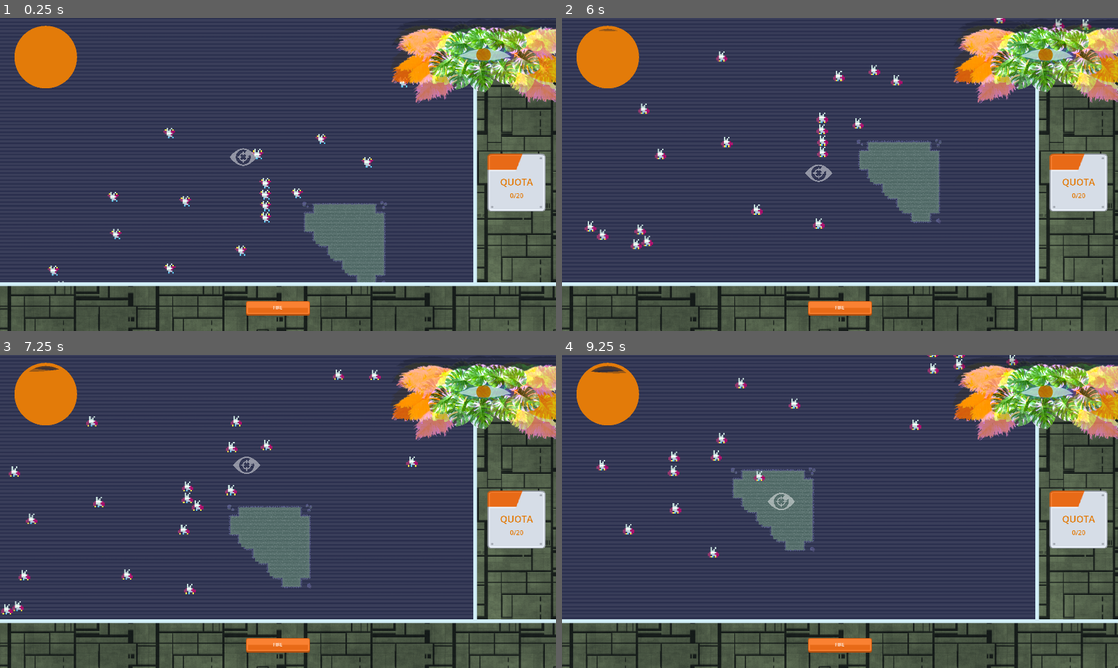
Above: before the commit, frames 1-4 (two rows, left to right).
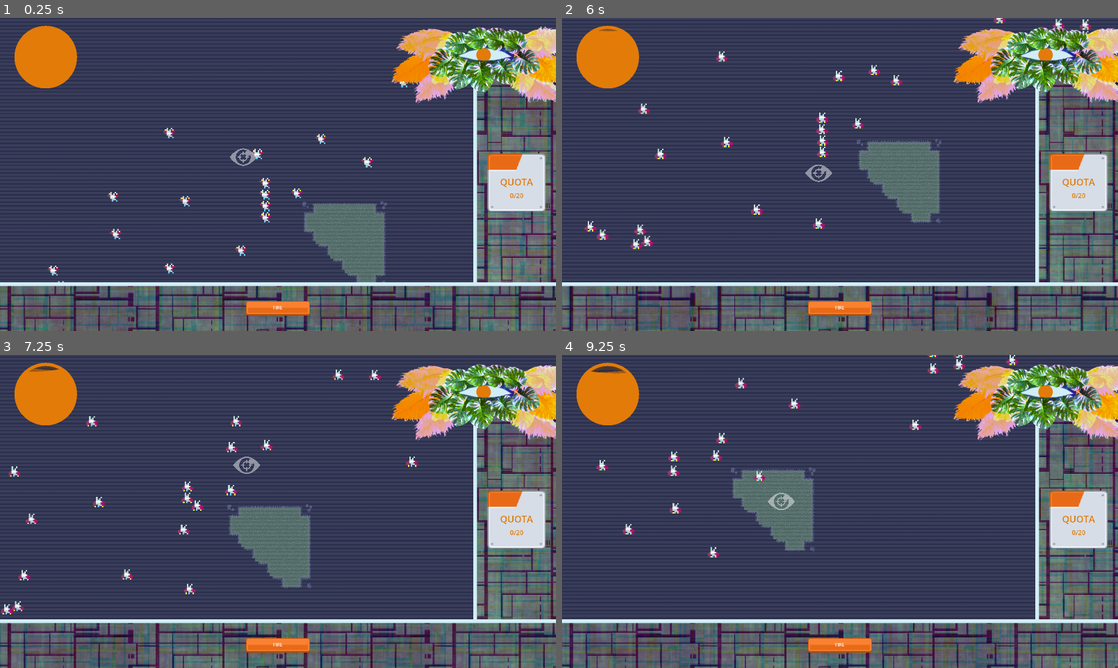
Above: after the commit, the same moments.

Repository: ocdunlap/laughingeye
Game: Godot game, scene res://ScenesGeneral/main_container.tscn
The game is run twice, just before and just after one commit, with the same random seed, the same clock (stepped at 60 frames per second) and the same inputs.
Inputs:
- Up to frame 1 (0.25 s): no input
- Up to frame 2 (6 s): hold D (move_right) 0.53-1.28 s; hold S (move_down) 1.28-2.03 s; hold D (move_right) 2.03-2.78 s; hold W (move_up) 2.78-3.53 s; hold A (move_left) 3.53-5.03 s; hold S (move_down) 5.03-5.78 s; hold D (move_right) from 5.78 s (still down)
- Up to frame 3 (7.25 s): release D (move_right) at 6.53 s; hold W (move_up) from 6.53 s (still down)
- Up to frame 4 (9.25 s): release W (move_up) at 7.28 s; hold D (move_right) 7.28-8.03 s; hold S (move_down) 8.03-8.78 s; hold A (move_left) from 8.78 s (still down)

The runs differ from the first frame. In frame 1, 23% of the frame differs, in the area x 0-100%, y 1-100%; in frame 2, 23%; in frame 3, 23%, in the area x 0-100%, y 2-100%; in frame 4, 23%.

Commit message:
WENT SHADER CRAZY

Diff:
--- a/ScenesGeneral/main_container.tscn
+++ b/ScenesGeneral/main_container.tscn
@@ -13,6 +13,7 @@
 [ext_resource type="Texture2D" uid="uid://bwmb0cnxmsk6g" path="res://ArtAssets/spaceship_texture_hull_02_by_tiagocomicart_d8slqvg-fullview.jpg" id="7_xpkry"]
 [ext_resource type="Texture2D" uid="uid://dae42rs3eqx2k" path="res://ArtAssets/red_button11.png" id="8_8kxy8"]
 [ext_resource type="Texture2D" uid="uid://btsvirjrt457k" path="res://ArtAssets/red_button12.png" id="9_rtais"]
+[ext_resource type="Material" uid="uid://cxtwk1343n8mk" path="res://Shaders/panel_glitch.tres" id="11_apvjo"]
 
 [sub_resource type="TileSetAtlasSource" id="TileSetAtlasSource_32dr8"]
 texture = ExtResource("1_bdv7x")
@@ -921,6 +922,12 @@
 
 [node name="UIMain" parent="GameWorld/CanvasLayer" instance=ExtResource("5_a7odk")]
 
+[node name="border" parent="GameWorld/CanvasLayer/UIMain/RightPanel" index="0"]
+visible = true
+
+[node name="TextureRect2" parent="GameWorld/CanvasLayer/UIMain/BottomPanel" index="0"]
+visible = true
+
 [node name="GameOverMenu" type="Control" parent="GameWorld/CanvasLayer"]
 process_mode = 3
 visible = false
@@ -943,6 +950,7 @@
 
 [node name="TextureRect" type="TextureRect" parent="GameWorld/CanvasLayer/GameOverMenu"]
 modulate = Color(0.819608, 0.933333, 0.666667, 1)
+material = ExtResource("11_apvjo")
 layout_mode = 1
 anchors_preset = -1
 anchor_left = 0.015
--- a/ScenesGeneral/ui_main.tscn
+++ b/ScenesGeneral/ui_main.tscn
@@ -9,6 +9,7 @@
 [ext_resource type="Texture2D" uid="uid://dae42rs3eqx2k" path="res://ArtAssets/red_button11.png" id="4_j3is1"]
 [ext_resource type="Texture2D" uid="uid://bwmb0cnxmsk6g" path="res://ArtAssets/spaceship_texture_hull_02_by_tiagocomicart_d8slqvg-fullview.jpg" id="4_nqav2"]
 [ext_resource type="Texture2D" uid="uid://btsvirjrt457k" path="res://ArtAssets/red_button12.png" id="5_mprq2"]
+[ext_resource type="Material" uid="uid://cxtwk1343n8mk" path="res://Shaders/panel_glitch.tres" id="6_65ilt"]
 [ext_resource type="Texture2D" uid="uid://b0rv8pjuualm1" path="res://ArtAssets/Watcher.png" id="7_45bdf"]
 [ext_resource type="Script" path="res://Scripts/Watcher.gd" id="7_673rv"]
 [ext_resource type="Material" uid="uid://c1ls8jy24b61" path="res://Shaders/cartridge_glitch.tres" id="8_co0wd"]
@@ -268,6 +269,7 @@
 grow_vertical = 2
 
 [node name="border" type="Panel" parent="RightPanel"]
+visible = false
 layout_mode = 1
 anchors_preset = 15
 anchor_right = 1.0
@@ -279,6 +281,7 @@
 
 [node name="TextureRect" type="TextureRect" parent="RightPanel"]
 modulate = Color(0.819608, 0.933333, 0.666667, 1)
+material = ExtResource("6_65ilt")
 layout_mode = 1
 anchors_preset = 15
 anchor_right = 1.0
@@ -344,6 +347,7 @@
 grow_vertical = 2
 
 [node name="TextureRect2" type="Panel" parent="BottomPanel"]
+visible = false
 layout_mode = 1
 anchors_preset = 15
 anchor_right = 1.0
@@ -355,6 +359,7 @@
 
 [node name="TextureRect" type="TextureRect" parent="BottomPanel"]
 modulate = Color(0.819608, 0.933333, 0.666667, 1)
+material = ExtResource("6_65ilt")
 layout_mode = 1
 anchors_preset = 15
 anchor_right = 1.0
--- a/Shaders/cartridge_glitch.tres
+++ b/Shaders/cartridge_glitch.tres
@@ -4,11 +4,11 @@
 
 [resource]
 shader = ExtResource("1_xl6wi")
-shader_parameter/red_displacement = 0.00600005
-shader_parameter/green_displacement = 0.41
-shader_parameter/blue_displacement = -0.543
-shader_parameter/ghost = 0.225
+shader_parameter/red_displacement = 4.74975e-08
+shader_parameter/green_displacement = 0.25
+shader_parameter/blue_displacement = -1.0
+shader_parameter/ghost = 0.0
 shader_parameter/intensity = 0.0
-shader_parameter/scan_effect = 0.2
+shader_parameter/scan_effect = 0.0
 shader_parameter/distortion_effect = 0.0
 shader_parameter/negative_effect = 0.0
--- /dev/null
+++ b/Shaders/panel_glitch.tres
@@ -0,0 +1,14 @@
+[gd_resource type="ShaderMaterial" load_steps=2 format=3 uid="uid://cxtwk1343n8mk"]
+
+[ext_resource type="Shader" path="res://Shaders/cartridge_glitch.gdshader" id="1_x7r41"]
+
+[resource]
+shader = ExtResource("1_x7r41")
+shader_parameter/red_displacement = 0.57
+shader_parameter/green_displacement = -0.205
+shader_parameter/blue_displacement = 0.405
+shader_parameter/ghost = 0.055
+shader_parameter/intensity = 0.499
+shader_parameter/scan_effect = 0.255
+shader_parameter/distortion_effect = 0.445
+shader_parameter/negative_effect = 0.0
Not shown: 1 places in ScenesGeneral/main_container.tscn that only renumber resources
Not shown: 1 places in ScenesGeneral/ui_main.tscn that only renumber resources
